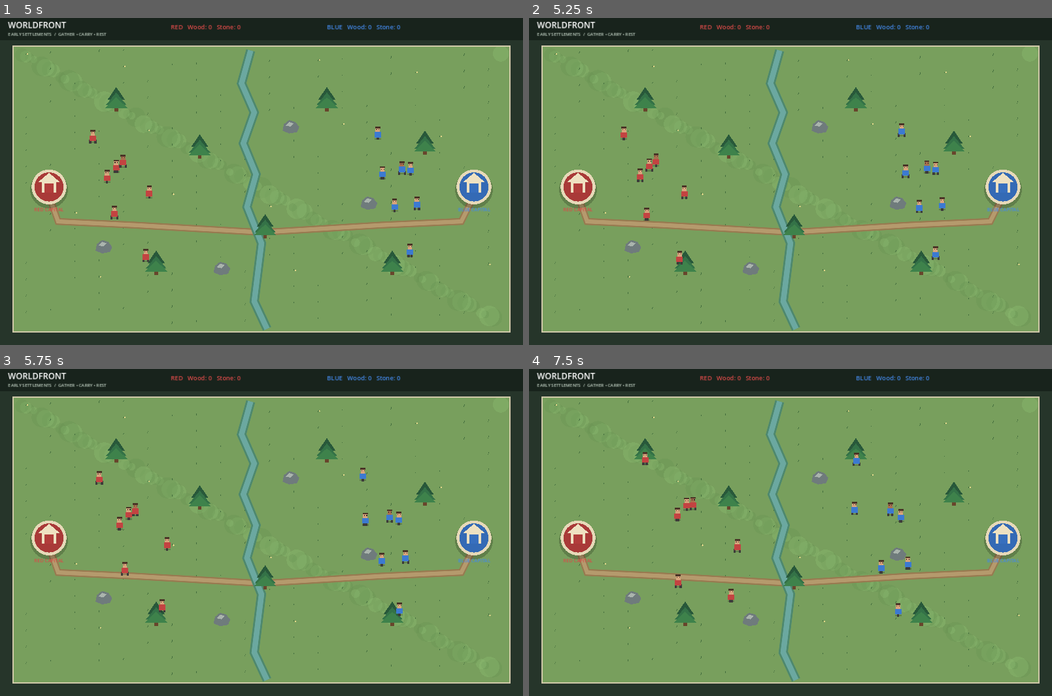
Above: before the commit, frames 1-4 (two rows, left to right).
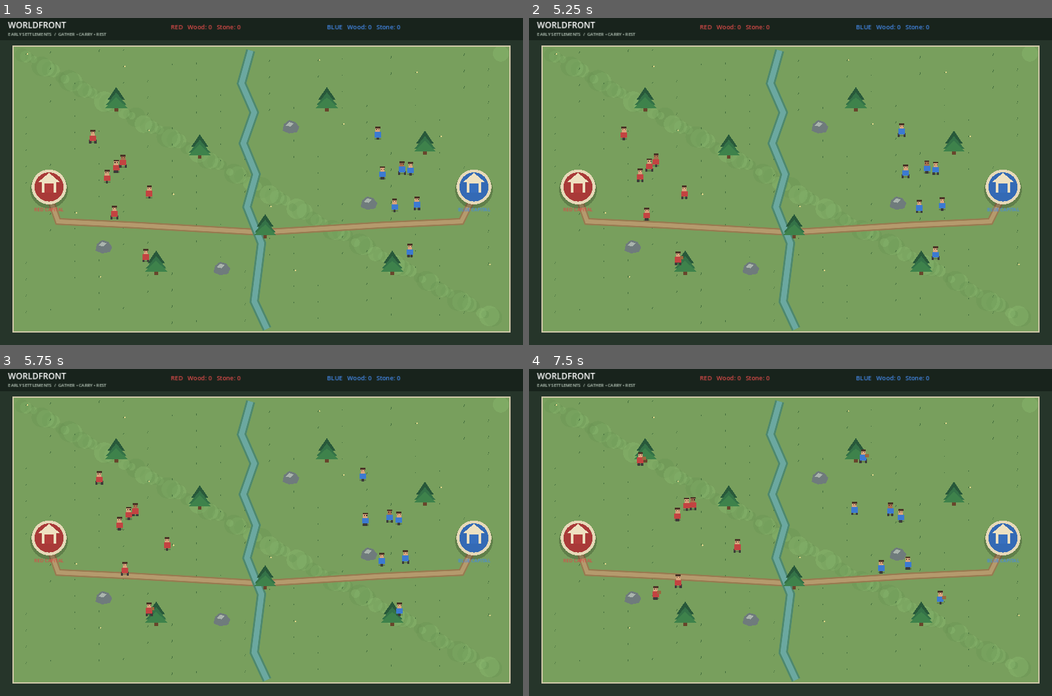
Above: after the commit, the same moments.

Repository: gennadios424-svg/worldfront
Game: Godot game, scene res://Main.tscn
Same seed, same stepped clock (60 frames per second), same inputs: the game is played once before the commit and once after it.
Inputs:
- Up to frame 1 (5 s): no input
- Up to frame 2 (5.25 s): no input
- Up to frame 3 (5.75 s): no input
- Up to frame 4 (7.5 s): no input

Frame 1 is identical in both runs. In frame 2, less than 0.1% of the frame differs, in the area x 27-30%, y 71-76%; in frame 3, less than 0.1%; in frame 4, 0.4%, in the area x 20-80%, y 24-76%.

Commit message:
Fix worker gathering and return loop

Diff:
--- a/main.gd
+++ b/main.gd
@@ -87,18 +87,20 @@
         return
 
     var target: Vector2 = worker["target"]
-    if target == Vector2.ZERO or pos.distance_to(target) < 25.0:
+    if target == Vector2.ZERO:
         var options: Array[Vector2] = trees if randf() < 0.68 else rocks
         target = options[randi_range(0, options.size() - 1)]
         worker["target"] = target
         worker["kind"] = "wood" if options == trees else "stone"
-    var speed: float = [48.0, 43.0, 65.0, 46.0][int(worker["style"])]
-    worker["pos"] = pos.move_toward(target, speed * delta)
-    worker["stamina"] = maxf(0.0, float(worker["stamina"]) - delta * 2.0)
     if pos.distance_to(target) < 25.0:
         worker["carrying"] = true
         worker["wait"] = 0.8
         worker["stamina"] = maxf(0.0, float(worker["stamina"]) - 5.0)
+        worker["target"] = Vector2.ZERO
+        return
+    var speed: float = [48.0, 43.0, 65.0, 46.0][int(worker["style"])]
+    worker["pos"] = pos.move_toward(target, speed * delta)
+    worker["stamina"] = maxf(0.0, float(worker["stamina"]) - delta * 2.0)
 
 func _draw() -> void:
     draw_rect(Rect2(0, 0, W, H), Color("#26352a"))
